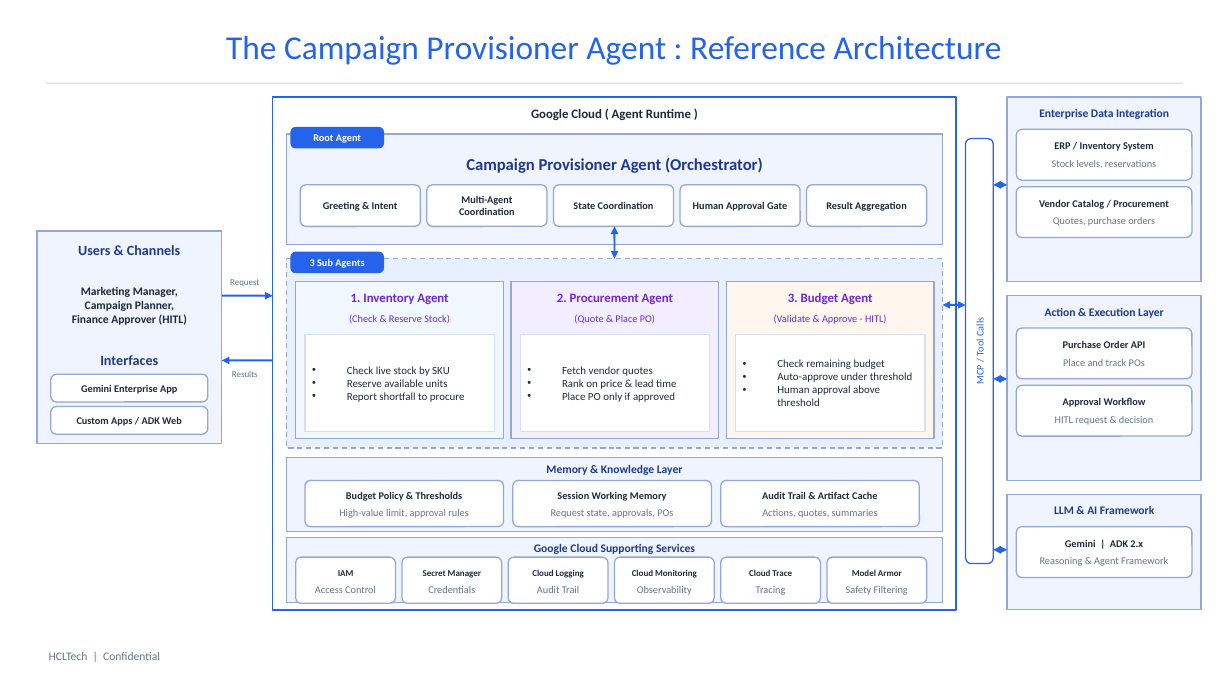
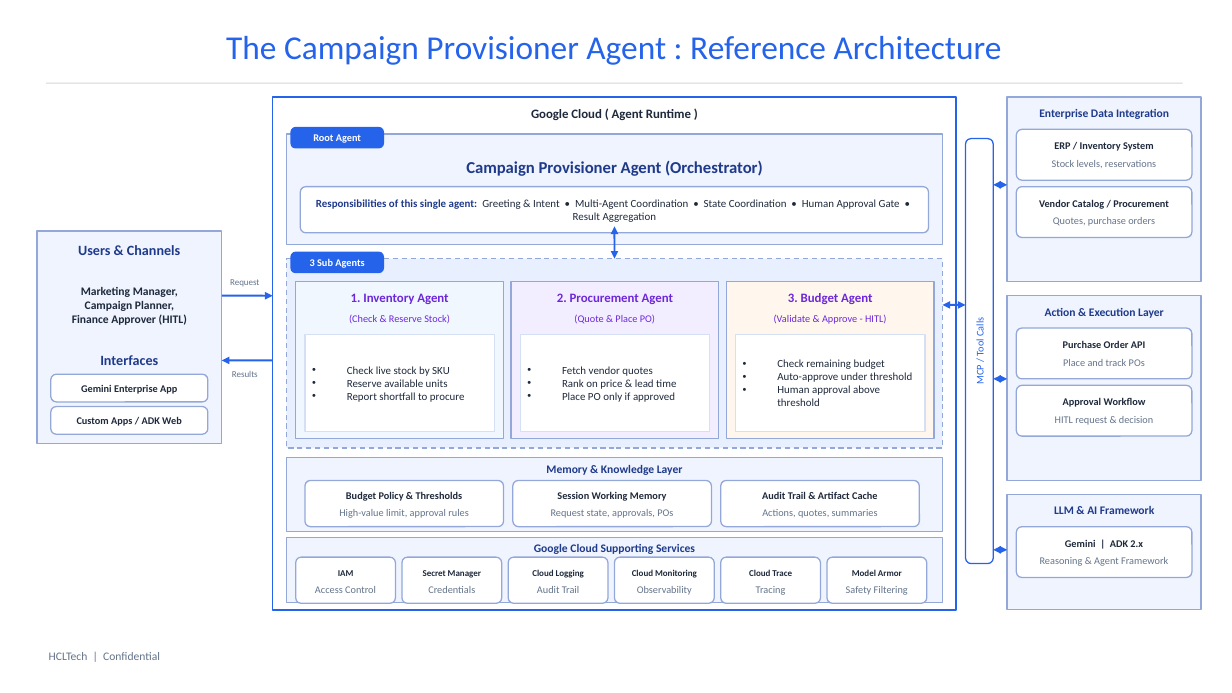
Before and after one commit to DasBalvinderDas/market-campaign-agent, a slide deck: slide 3 of docs/Campaign_Provisioner_Management_Deck.pptx. Drawn at 1232x693 pixels with LibreOffice and Linux fonts; fonts in the diff are those of the drawing. Boxes give left, top, right and bottom in pixels: in the first picture for what was removed or moved away, otherwise in the second. Text is boxed around its words. In the diff, an @@ line names an element or a change of style, - is before the commit and + after.

```diff
--- a/docs/Campaign_Provisioner_Management_Deck.pptx
+++ b/docs/Campaign_Provisioner_Management_Deck.pptx
@@ rounded rectangle resized from (x1=554, y1=185, x2=674, y2=226) to (x1=300, y1=187, x2=929, y2=233) @@
@@ rounded rectangle at (x1=300, y1=187, x2=929, y2=233): proportions changed @@
@@ rounded rectangle removed at (x1=300, y1=185, x2=421, y2=226) @@
@@ text added at (x1=316, y1=199, x2=900, y2=222), 8.5 pt, text #1E293B @@
+Responsibilities of this single agent: Greeting & Intent • Multi-Agent Coordination • State Coordination • Human Approval Gate • Result Aggregation
@@ text removed at (x1=323, y1=202, x2=398, y2=211) @@
-Greeting & Intent
@@ rounded rectangle removed at (x1=427, y1=185, x2=547, y2=226) @@
@@ text removed at (x1=459, y1=196, x2=515, y2=215) @@
-Multi-Agent Coordination
@@ text removed at (x1=573, y1=202, x2=654, y2=209) @@
-State Coordination
@@ rounded rectangle removed at (x1=680, y1=185, x2=800, y2=226) @@
@@ text removed at (x1=693, y1=201, x2=787, y2=211) @@
-Human Approval Gate
@@ rounded rectangle removed at (x1=807, y1=185, x2=927, y2=226) @@
@@ text removed at (x1=826, y1=202, x2=907, y2=211) @@
-Result Aggregation
```
Also in this commit, not shown: 1 other file.
